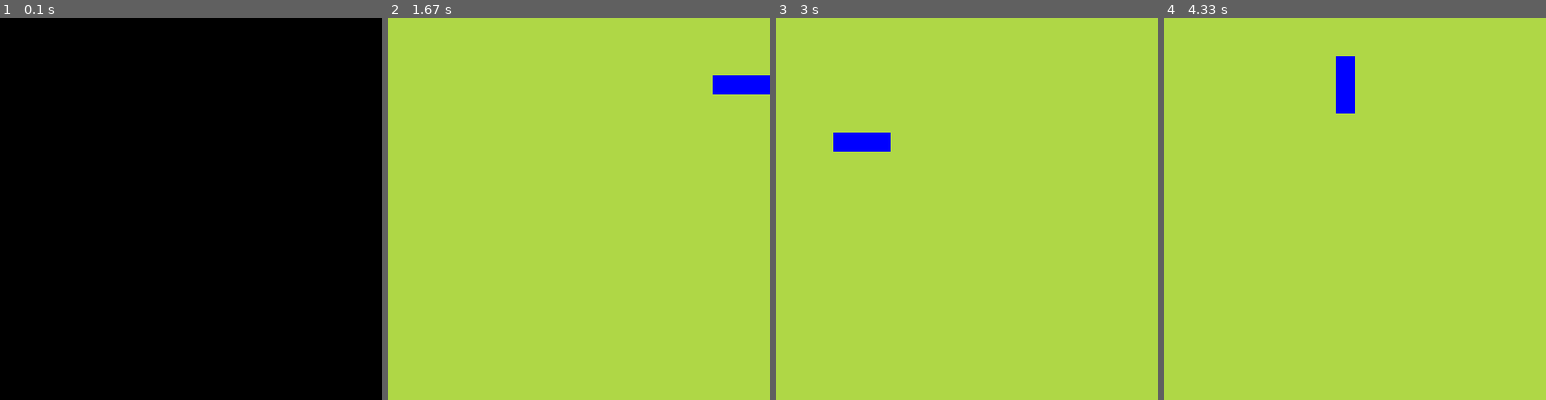
Above: before the commit, frames 1-4 (left to right).
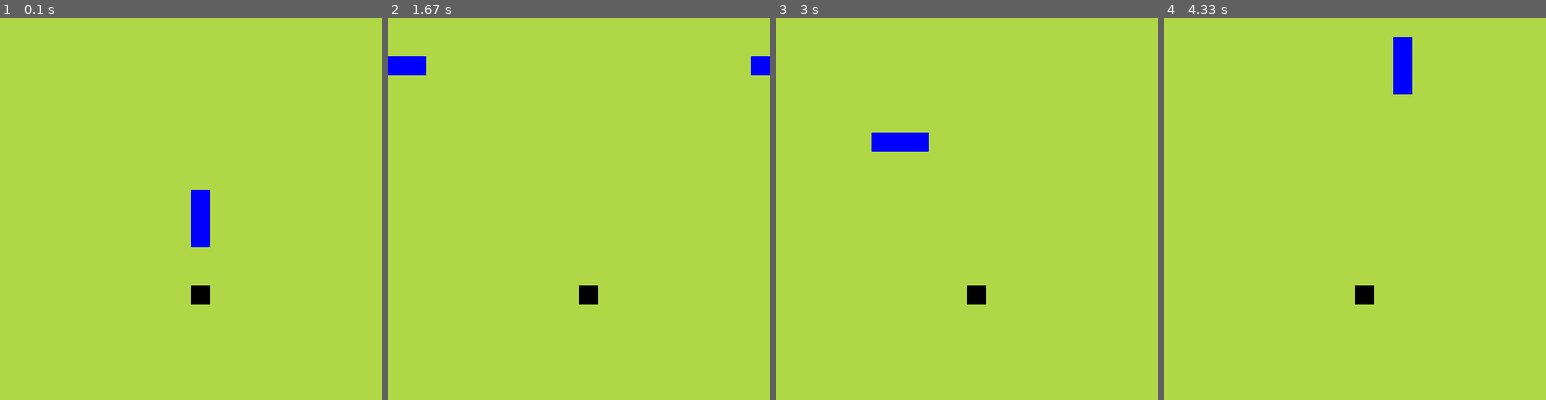
Above: after the commit, the same moments.

Repository: PiyushG14/Snake-Game-Using-Pygame
Game: pygame game, started from snake_game.py
The game is run twice, just before and just after one commit, with the same random seed, the same clock (stepped at 60 frames per second) and the same inputs.
Inputs:
- Up to frame 1 (0.1 s): no input
- Up to frame 2 (1.67 s): hold Right 0.33-0.8 s; hold Up 0.83-1.13 s; hold Right 1.17-1.63 s
- Up to frame 3 (3 s): hold Down 2.23-2.53 s; hold Left 2.57-2.97 s
- Up to frame 4 (4.33 s): hold Up 3-3.37 s; hold Right 3.4-4.03 s; hold Down from 4.07 s (still down)

The runs differ from the first frame. In frame 1, 100% of the frame differs, in the area x 0-100%, y 0-100%; in frame 2, 1.8%; in frame 3, 1.2%; in frame 4, 1.8%.

Commit message:
Update snake_game.py

Diff:
--- a/snake_game.py
+++ b/snake_game.py
@@ -1,4 +1,4 @@
-#Draw a moving snake
+#Food setting
 
 import pygame
 import random
@@ -27,10 +27,6 @@
         self.position.insert(0,next)
         self.position.pop()
 
-    def check_game_end(self):
-        pass
-
-
     def change_direction(self):
         for event in pygame.event.get():
             if event.type == pygame.KEYDOWN:
@@ -47,13 +43,14 @@
                     if not self.direction == left:
                         self.direction = right
 
-
-
-
-
 class Food():
     def __init__(self):
-        pass
+        self.position = (random.randint(0, WIDTH)//grids*grids, random.randint(0, WIDTH)//grids*grids)
+        self.color = (0, 0, 0)
+
+    def draw_food(self,window):
+        pygame.draw.rect(window, self.color, (self.position[0], self.position[1], gridsize, gridsize))
+        #print((self.position[0]*grids, self.position[1]*grids, gridsize, gridsize))
 
 
 WIDTH = 400
@@ -84,14 +81,13 @@
     food = Food()
 
     while True:
-        clock.tick(10)    #12 frames per second
-        #pygame.time.delay(50)
-
+        clock.tick(12)    #12 frames per second
         snake.movement()
-
+        #snake.check_game_end()
         setBackground(window)
 
         snake.drawSnake(window)
+        food.draw_food(window)
         for event in pygame.event.get():
 
             if event.type == pygame.QUIT:
@@ -115,6 +111,14 @@
                     if not snake.direction == left:
                         snake.direction = right
 
+        #Food Eating code
+        if food.position == snake.position[0]:
+            print("Food Eaten")
+            snake.length += 1
+            snake.position.append((2*snake.position[-1][0] - snake.position[-2][0], \
+                                  2*snake.position[-1][1] - snake.position[-2][1]))
+            food.__init__()
+
         pygame.display.update()
 
     return
